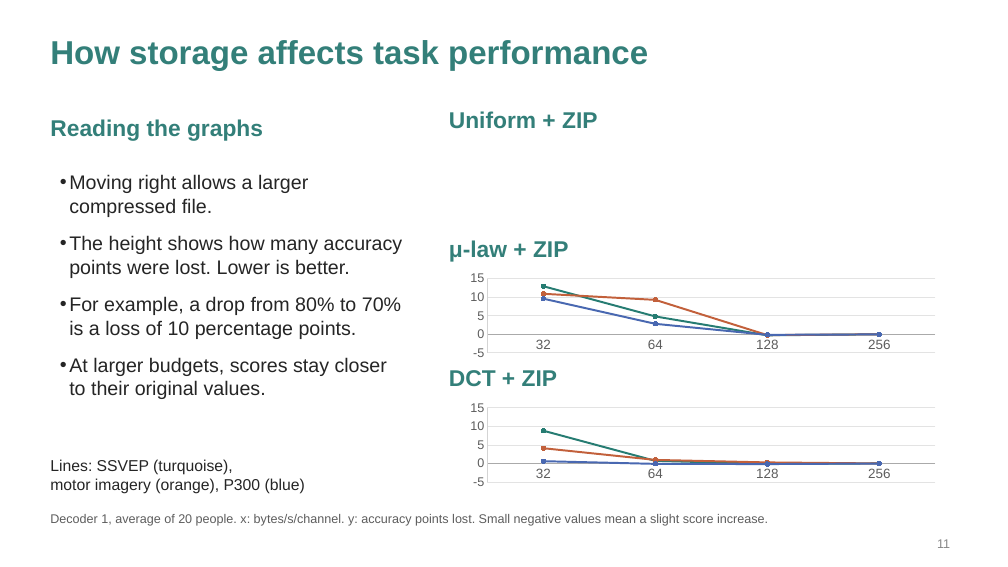
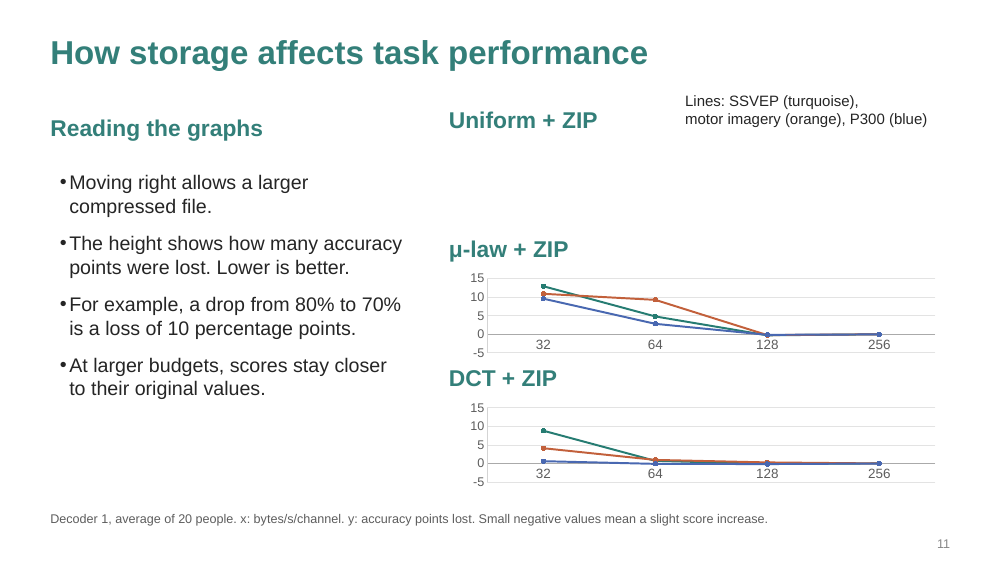
Before and after one commit to Deb044/DataCompression, a slide deck: slide 11 of output/presentation/every-bit-of-the-brain.pptx. Drawn at 1008x567 pixels with LibreOffice and Linux fonts; fonts in the diff are those of the drawing. Boxes give left, top, right and bottom in pixels: in the first picture for what was removed or moved away, otherwise in the second. Text is boxed around its words. In the diff, an @@ line names an element or a change of style, - is before the commit and + after.

```diff
--- a/output/presentation/every-bit-of-the-brain.pptx
+++ b/output/presentation/every-bit-of-the-brain.pptx
@@ text "Lines: SSVEP (turquoise),": place and size @@
-text "Lines: SSVEP (turquoise)," at bbox=[50, 459, 305, 494]
+text "Lines: SSVEP (turquoise)," at bbox=[685, 95, 927, 127]
@@ text "Lines: SSVEP (turquoise)," at bbox=[685, 95, 927, 127]: size 15 to 14.2 pt @@
```
Also in this commit, not shown: 7 other slides changed, 5 other files.
